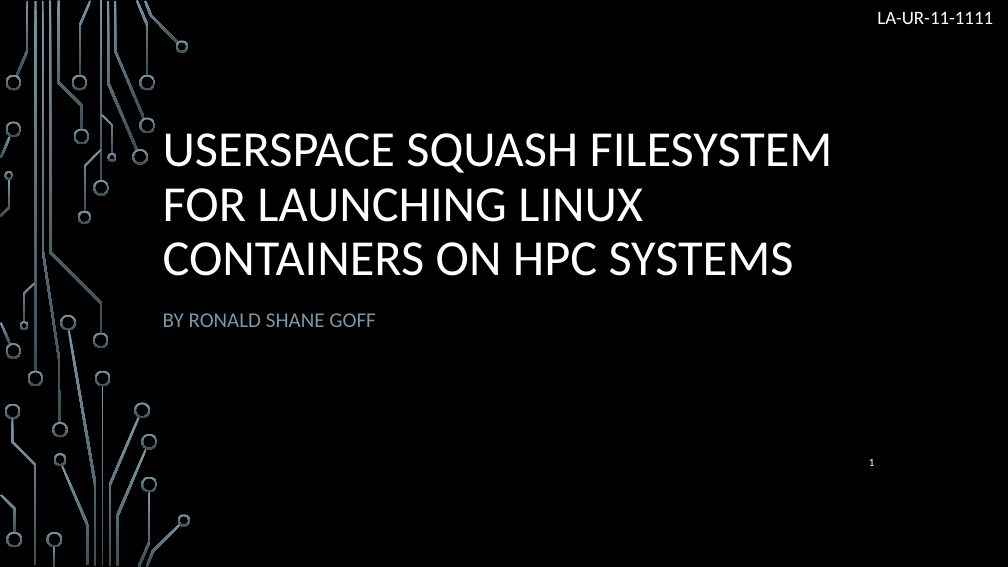
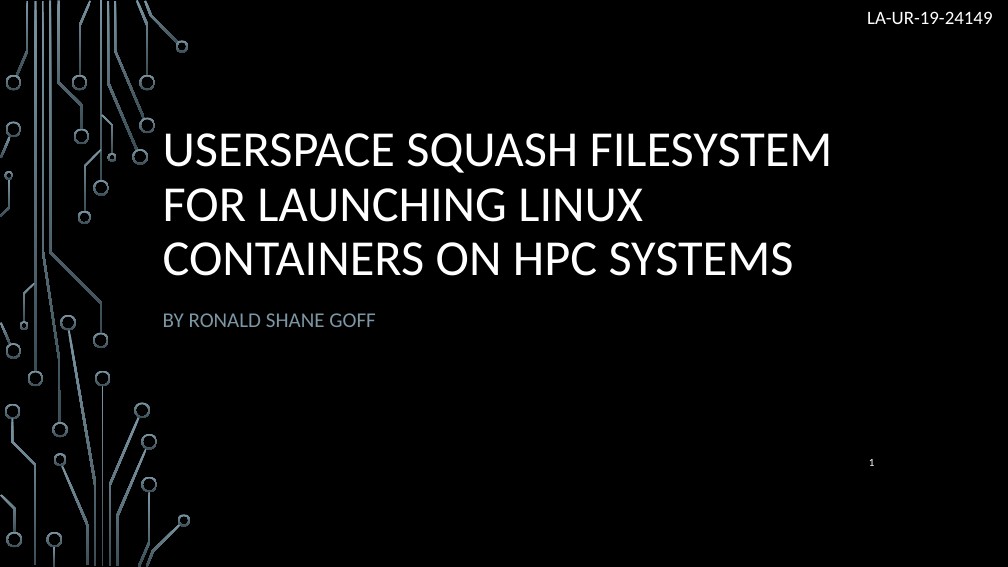
Before and after one commit to Brofessional/thesis-v2, a slide deck: slide 1 of presentation.pptx. Drawn at 1008x567 pixels with LibreOffice and Linux fonts; fonts in the diff are those of the drawing; background and template pictures are left out. Boxes give left, top, right and bottom in pixels: in the first picture for what was removed or moved away, otherwise in the second. Text is boxed around its words. In the diff, an @@ line names an element or a change of style, - is before the commit and + after.

Commit message:
more stuff

```diff
--- a/presentation.pptx
+++ b/presentation.pptx
@@ text at <box>867,11,992,24</box>: text changed @@
-LA-UR-11-1111
+LA-UR-19-24149
```
